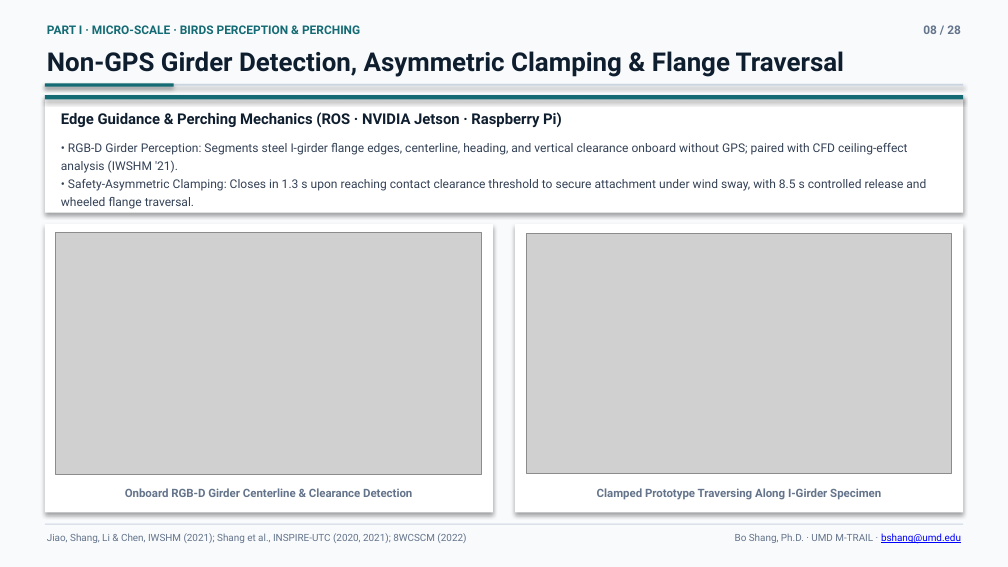
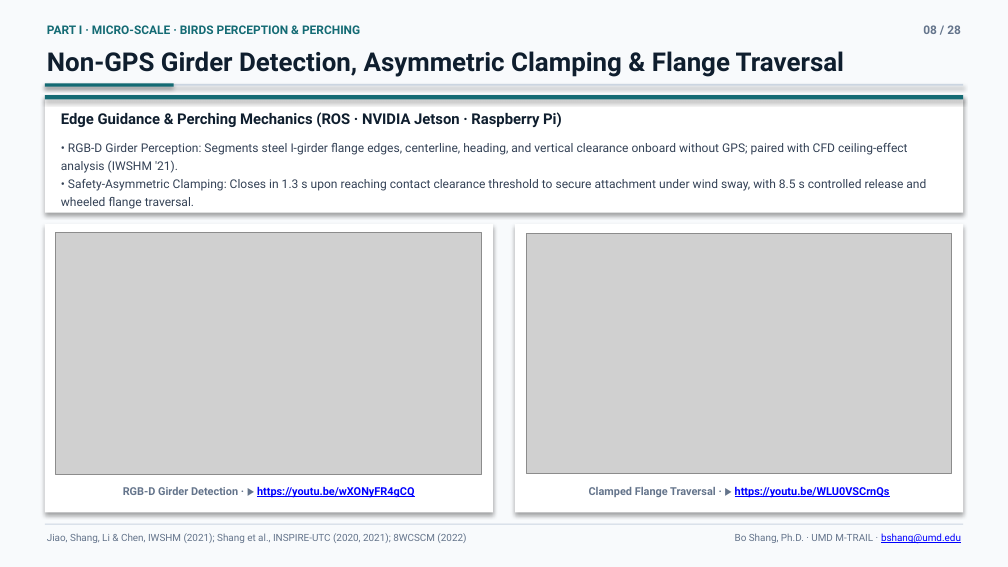
Before and after one commit to cnpcshangbo/cnpcshangbo.github.io, a slide deck: slide 8 of assets/slides/Bo_Shang_Research_Slides.pptx. Drawn at 1008x567 pixels with LibreOffice and Linux fonts; fonts in the diff are those of the drawing; grey boxes stand for pictures. Boxes give left, top, right and bottom in pixels: in the first picture for what was removed or moved away, otherwise in the second. Text is boxed around its words. In the diff, an @@ line names an element or a change of style, - is before the commit and + after.

Commit message:
Enable interactive playback and YouTube links for BIRDS videos on Slide 8

```diff
--- a/assets/slides/Bo_Shang_Research_Slides.pptx
+++ b/assets/slides/Bo_Shang_Research_Slides.pptx
@@ text at <box>123,487,414,498</box>: text changed; size 8.2 to 7.8 pt; text colour #64748B to #0000FF @@
-Onboard RGB-D Girder Centerline & Clearance Detection
+RGB-D Girder Detection · ▶ https://youtu.be/wXONyFR4gCQ
@@ text at <box>589,487,890,498</box>: text changed; size 8.2 to 7.8 pt; text colour #64748B to #0000FF @@
-Clamped Prototype Traversing Along I-Girder Specimen
+Clamped Flange Traversal · ▶ https://youtu.be/WLU0VSCrnQs
```
Also in this commit, not shown: 2 other files.
